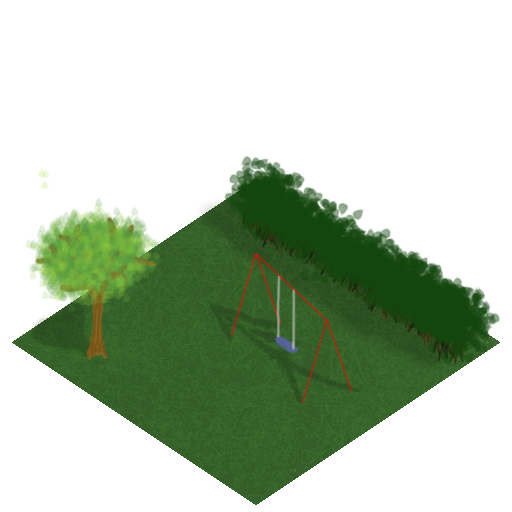
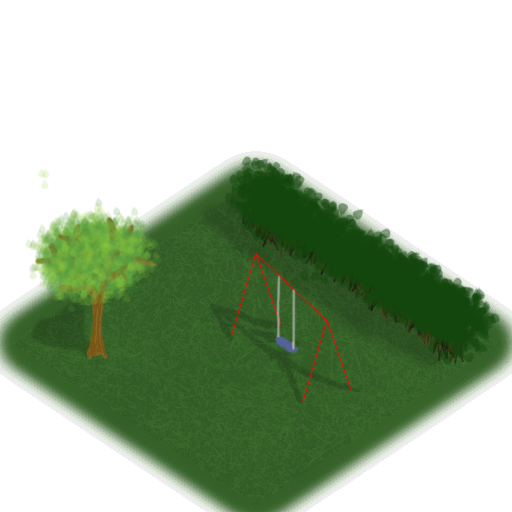
Layered file, before and after one edit (512 × 512). Changes by layer:
added layer "Layer 1 copy 3" above "Layer 1 copy" over box(12, 180, 500, 505)
added layer "Layer 1 copy" above "Layer 1 copy 4" over box(12, 180, 500, 505)
added layer "Layer 1 copy 4" above "Layer 1 copy 2" over box(0, 151, 512, 512)
added layer "Layer 1 copy 2" above "Layer 1" over box(0, 151, 512, 512)
painted on "Layer 1" over box(0, 151, 512, 512)
